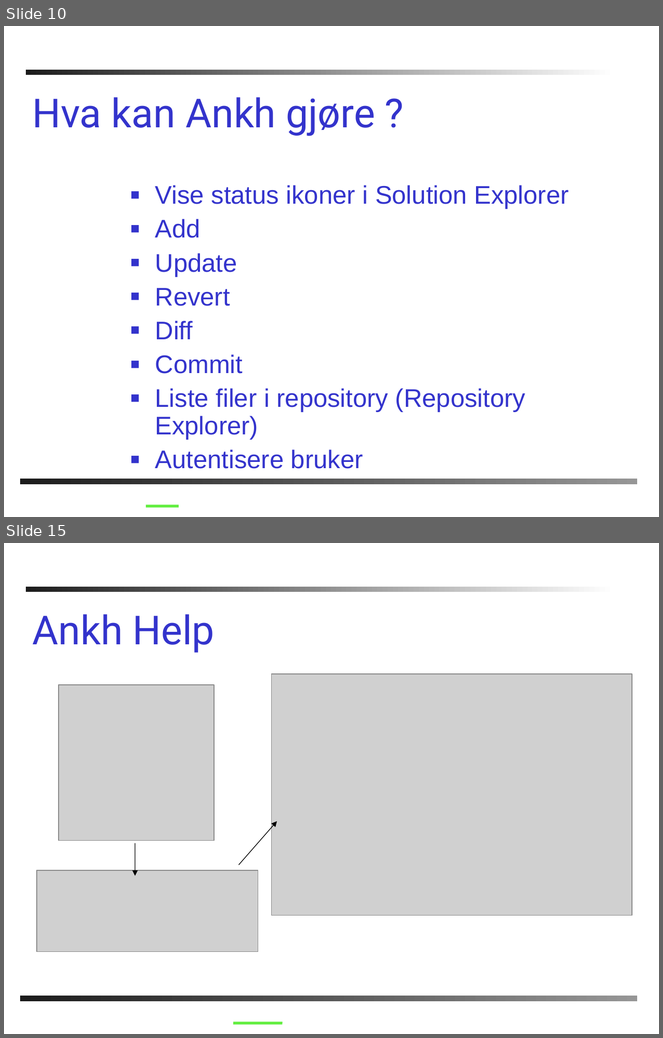
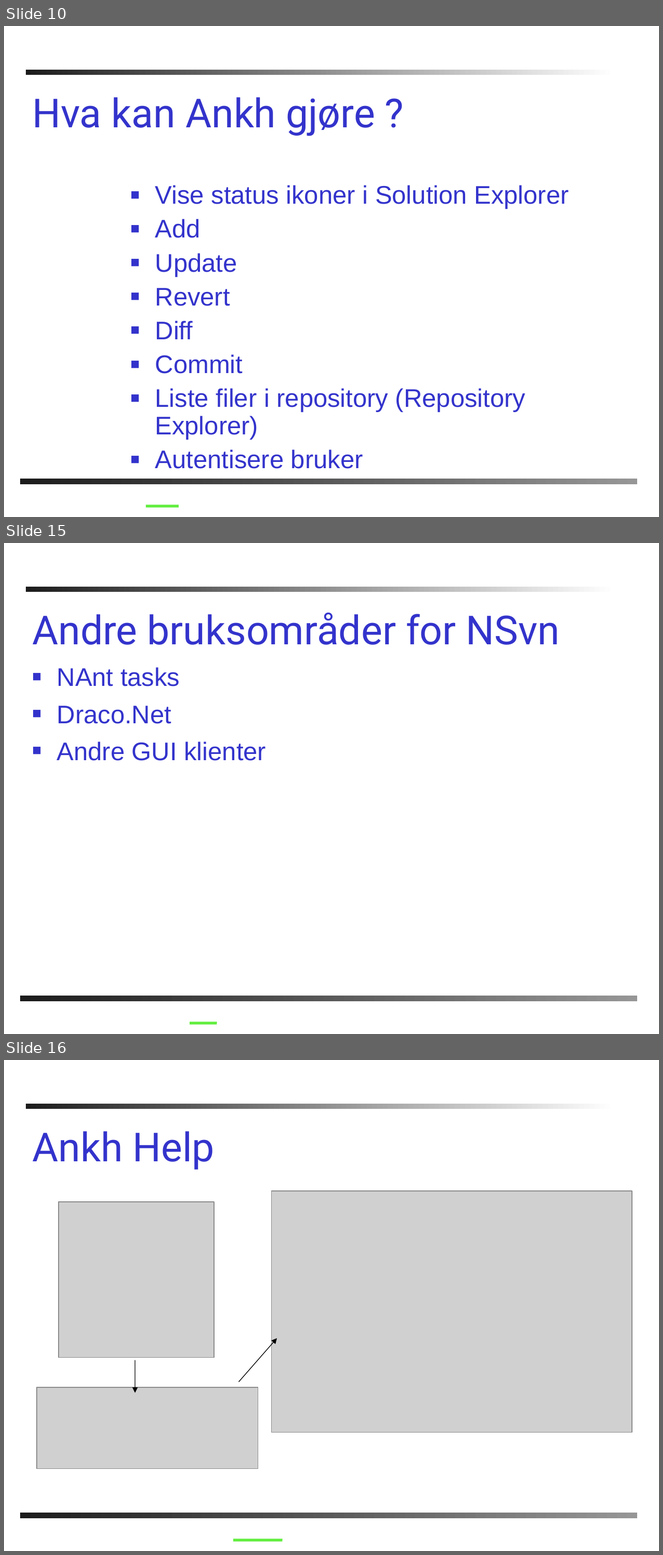
Before and after one commit to AnkhSVN/AnkhSVN, a slide deck: doc/powerpoint/Subversion_addin_for_VS.NET.ppt. Shown one above the other, each under a label of ours: slides 10 and 15 before the commit, slides 10, 15 and 16 after it; the slides between them are not shown. The pictures are 663x1038 and 663x1555 pixels, drawn with LibreOffice and Linux fonts; fonts in the diff are those of the drawing; grey boxes stand for pictures; background and template pictures are left out. Boxes give left, top, right and bottom in pixels: in the first picture for what was removed or moved away, otherwise in the second. Text is boxed around its words. In the diff, an @@ line names an element or a change of style, - is before the commit and + after.

```diff
--- a/doc/powerpoint/Subversion_addin_for_VS.NET.ppt
+++ b/doc/powerpoint/Subversion_addin_for_VS.NET.ppt
@@ slide 15 added at <box>4,543,659,1034</box>, background #FFFFFF; not listed: 2 template elements that a slide beside it also shows @@
@@ title added at <box>32,613,560,645</box>, 44 pt, text #3333CC @@
+Andre bruksområder for NSvn
@@ text added at <box>57,667,266,761</box>, 28 pt, text #3333CC @@
+■ NAnt tasks
+■ Draco.Net
+■ Andre GUI klienter
@@ line added from (190, 1023) to (217, 1023), #60EE3E 3 pt @@
@@ what was slide 15 is now slide 16 @@
```
Also in this commit, not shown: 16 slides changed, 1 other slide added, 2 slides removed.
